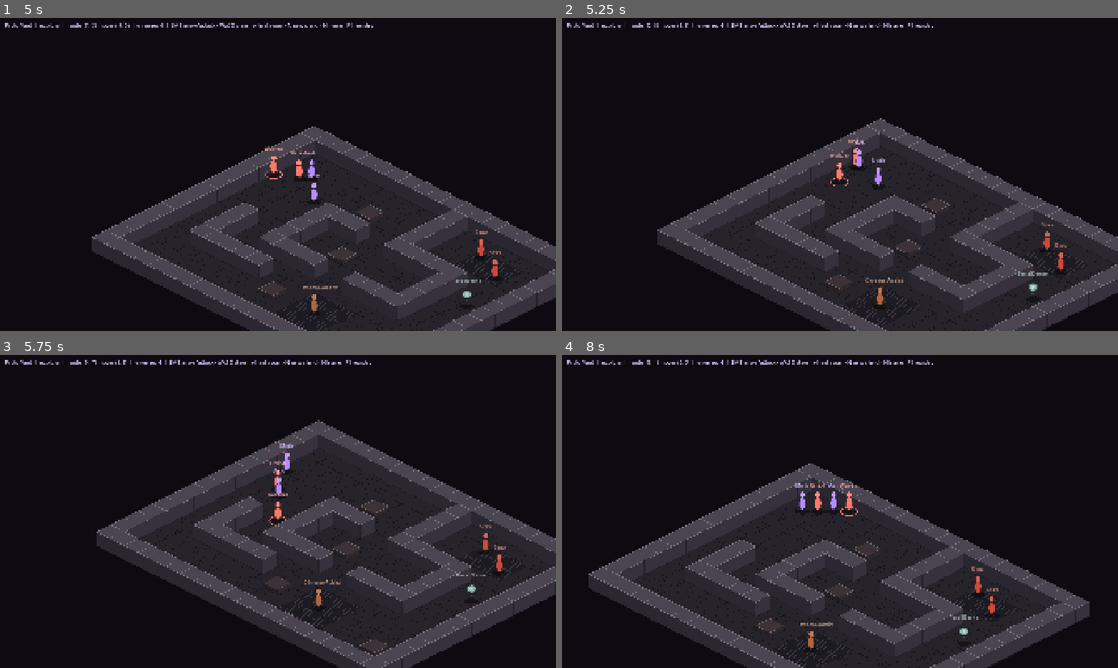
Above: before the commit, frames 1-4 (two rows, left to right).
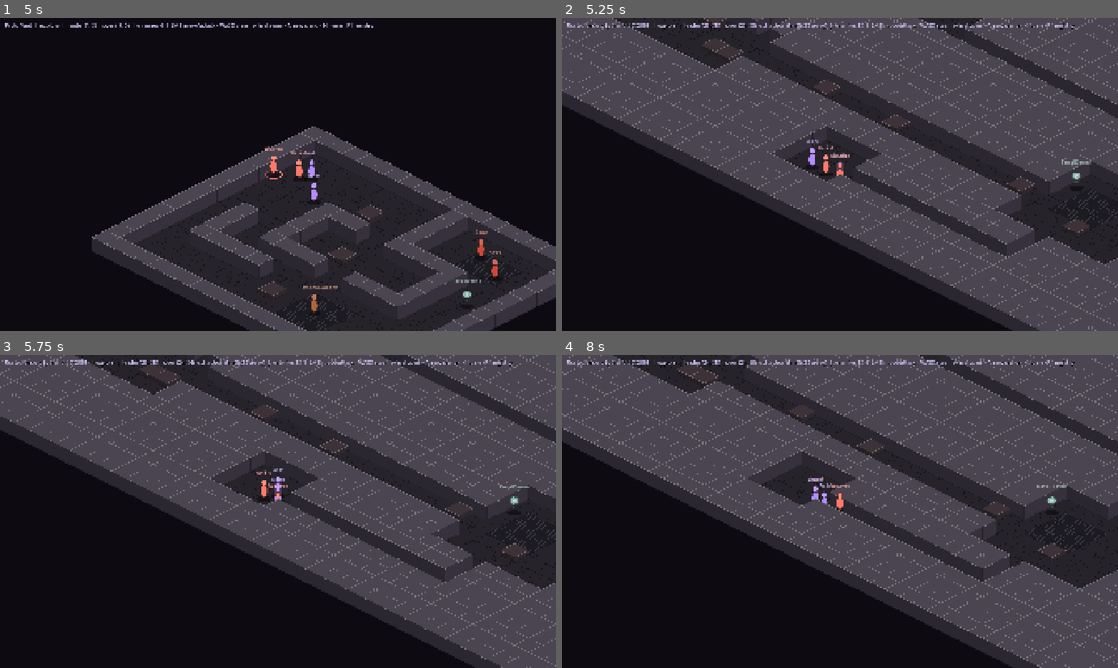
Above: after the commit, the same moments.

Repository: J4KD3N/neon-weave
Game: Godot game, scene res://scenes/main.tscn
The game is run twice, just before and just after one commit, with the same random seed, the same clock (stepped at 60 frames per second) and the same inputs.
Inputs (mouse positions are in pixels of both pictures, inside the frame that each line leads up to):
- Up to frame 1 (5 s): tap Enter at 0.5 s; move the mouse to (400, 158) at 0.52 s; hold D (move_right) 0.53-1.28 s; tap 1 (ability_1) at 0.6 s; click (400, 158) at 0.67 s; move the mouse to (166, 190) at 1.27 s; hold S (move_down) 1.28-2.03 s; tap 2 (ability_2) at 1.35 s; move the mouse to (333, 105) at 2.02 s; hold D (move_right) 2.03-2.78 s; tap 3 (ability_3) at 2.1 s; move the mouse to (250, 237) at 2.77 s; hold W (move_up) 2.78-3.53 s; tap 4 (ability_4) at 2.85 s; click (250, 237) at 2.92 s; move the mouse to (444, 221) at 3.52 s; hold Space (end_turn) 3.53-4.28 s; hold A (move_left) from 3.53 s (still down); move the mouse to (111, 127) at 4.27 s; tap H (go_home) at 4.35 s
- Up to frame 2 (5.25 s): move the mouse to (867, 174) at 5.02 s; release A (move_left) at 5.03 s; hold S (move_down) from 5.03 s (still down); hold N (new_shard) from 5.03 s (still down); click (867, 174) at 5.17 s
- Up to frame 3 (5.75 s): keep holding S (move_down); keep holding N (new_shard)
- Up to frame 4 (8 s): move the mouse to (756, 433) at 5.77 s; release S (move_down) at 5.78 s; release N (new_shard) at 5.78 s; hold D (move_right) 5.78-6.53 s; tap 1 (ability_1) at 5.85 s; move the mouse to (962, 495) at 6.52 s; hold W (move_up) 6.53-7.28 s; tap 2 (ability_2) at 6.6 s; move the mouse to (728, 527) at 7.27 s; hold D (move_right) from 7.28 s (still down); tap 3 (ability_3) at 7.35 s; click (728, 527) at 7.42 s

Frame 1 is identical in both runs. In frame 2, 70% of the frame differs, in the area x 0-100%, y 0-100%; in frame 3, 62%; in frame 4, 77%.
Error before the commit: Parse Error: The function signature doesn't match the parent. Parent signature is "_get(StringName) -> Variant". (res://src/systems/procgen/shard_generator.gd:…

Commit message:
fix(procgen): rename grid helpers that shadowed Object._get/_set
Co-Authored-By: Claude Fable 5.1 <noreply@anthropic.com>

Diff:
--- a/src/systems/procgen/shard_generator.gd
+++ b/src/systems/procgen/shard_generator.gd
@@ -64,7 +64,7 @@
 
 	var spawns := _spawn_cells(rooms[0], 4)
 	for s: Vector2i in spawns:
-		_set(s, SPAWN)
+		_put(s, SPAWN)
 
 	_scatter_debris(float(template.get("debris_density", 0.04)))
 
@@ -72,7 +72,7 @@
 	_wall_unreachable(dist)
 
 	var exit_cell := _extraction_cell(dist)
-	_set(exit_cell, EXIT)
+	_put(exit_cell, EXIT)
 
 	var enemy_spec: Dictionary = template.get("enemies", {})
 	var min_dist := int(enemy_spec.get("min_spawn_distance", 10))
@@ -140,8 +140,8 @@
 	var step := Vector2i(signi(b.x - a.x), signi(b.y - a.y))
 	var p := a
 	while true:
-		if _get(p) == WALL:
-			_set(p, FLOOR)
+		if _cell_at(p) == WALL:
+			_put(p, FLOOR)
 		if p == b:
 			break
 		p += step
@@ -154,8 +154,8 @@
 	var y := rng.randi_range(r.position.y, maxi(r.position.y, r.end.y - h))
 	for yy: int in range(y, mini(y + h, r.end.y)):
 		for xx: int in range(x, mini(x + w, r.end.x)):
-			if _get(Vector2i(xx, yy)) == FLOOR:
-				_set(Vector2i(xx, yy), GRATE)
+			if _cell_at(Vector2i(xx, yy)) == FLOOR:
+				_put(Vector2i(xx, yy), GRATE)
 
 
 # --- spawn, debris, reachability ------------------------------------------
@@ -185,13 +185,13 @@
 	for y: int in range(1, height - 1):
 		for x: int in range(1, width - 1):
 			var p := Vector2i(x, y)
-			var ch := _get(p)
+			var ch := _cell_at(p)
 			if ch != FLOOR and ch != GRATE:
 				continue
 			if rng.randf() >= density:
 				continue
 			if _is_simple_point(p):
-				_set(p, DEBRIS)
+				_put(p, DEBRIS)
 
 
 ## True when removing `p` from the walkable set cannot disconnect anything:
@@ -245,9 +245,9 @@
 		for x: int in width:
 			var p := Vector2i(x, y)
 			if _walkable(p) and dist[_idx(p)] < 0:
-				_set(p, WALL)
-			elif _get(p) == DEBRIS and dist[_idx(p)] < 0 and not _has_reachable_neighbour(p, dist):
-				_set(p, WALL)
+				_put(p, WALL)
+			elif _cell_at(p) == DEBRIS and dist[_idx(p)] < 0 and not _has_reachable_neighbour(p, dist):
+				_put(p, WALL)
 
 
 func _has_reachable_neighbour(p: Vector2i, dist: PackedInt32Array) -> bool:
@@ -276,7 +276,7 @@
 		for y: int in height:
 			for x: int in width:
 				var p := Vector2i(x, y)
-				if _get(p) == FLOOR and dist[_idx(p)] > best_d:
+				if _cell_at(p) == FLOOR and dist[_idx(p)] > best_d:
 					best_d = dist[_idx(p)]
 					far = p
 		return far
@@ -289,7 +289,7 @@
 	for y: int in range(room.position.y, room.end.y):
 		for x: int in range(room.position.x, room.end.x):
 			var p := Vector2i(x, y)
-			var ch := _get(p)
+			var ch := _cell_at(p)
 			if (ch == FLOOR or ch == GRATE) and dist[_idx(p)] >= 0:
 				var l := (p - center).length_squared()
 				if l < best_len:
@@ -314,7 +314,7 @@
 		for y: int in range(room.position.y, room.end.y):
 			for x: int in range(room.position.x, room.end.x):
 				var p := Vector2i(x, y)
-				var ch := _get(p)
+				var ch := _cell_at(p)
 				if (ch == FLOOR or ch == GRATE) and dist[_idx(p)] >= 0 and not taken.has(p) \
 						and LineOfSight.distance(p, spawn) >= min_dist:
 					candidates.append(p)
@@ -364,7 +364,7 @@
 func _fill(r: Rect2i, ch: String) -> void:
 	for y: int in range(r.position.y, r.end.y):
 		for x: int in range(r.position.x, r.end.x):
-			_set(Vector2i(x, y), ch)
+			_put(Vector2i(x, y), ch)
 
 
 static func _center(r: Rect2i) -> Vector2i:
@@ -379,15 +379,15 @@
 	return p.x >= 0 and p.y >= 0 and p.x < width and p.y < height
 
 
-func _get(p: Vector2i) -> String:
+func _cell_at(p: Vector2i) -> String:
 	return cells[_idx(p)] if _in_bounds(p) else WALL
 
 
-func _set(p: Vector2i, ch: String) -> void:
+func _put(p: Vector2i, ch: String) -> void:
 	if _in_bounds(p):
 		cells[_idx(p)] = ch
 
 
 func _walkable(p: Vector2i) -> bool:
-	var ch := _get(p)
+	var ch := _cell_at(p)
 	return ch == FLOOR or ch == GRATE or ch == SPAWN or ch == EXIT
